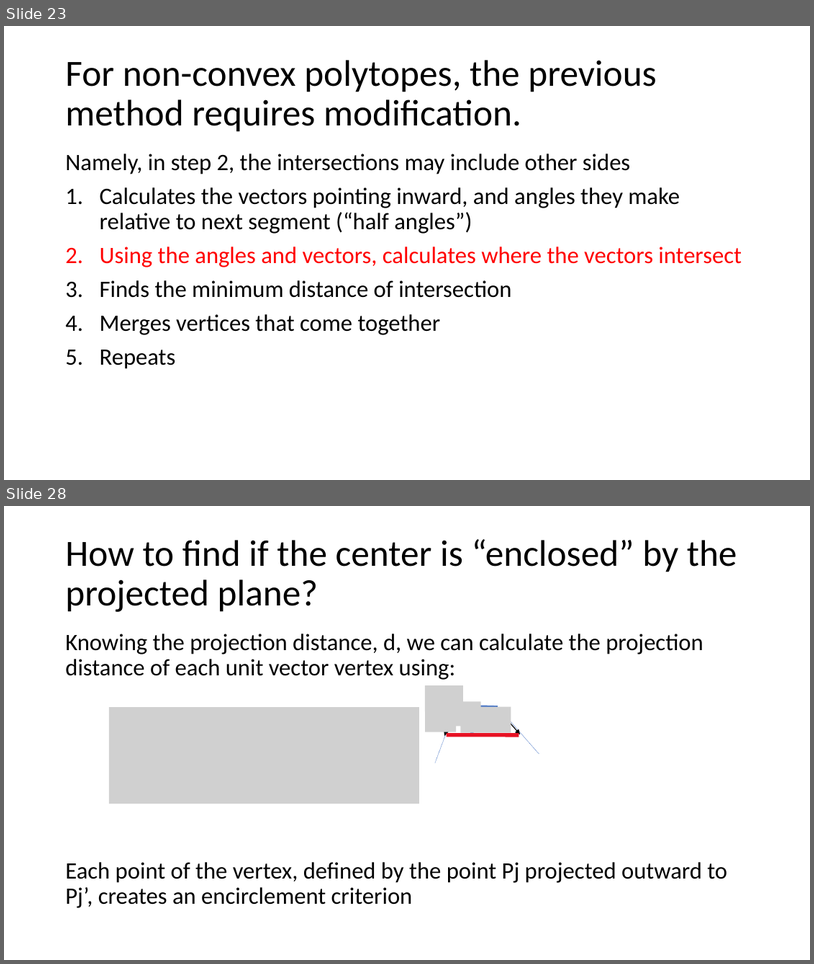
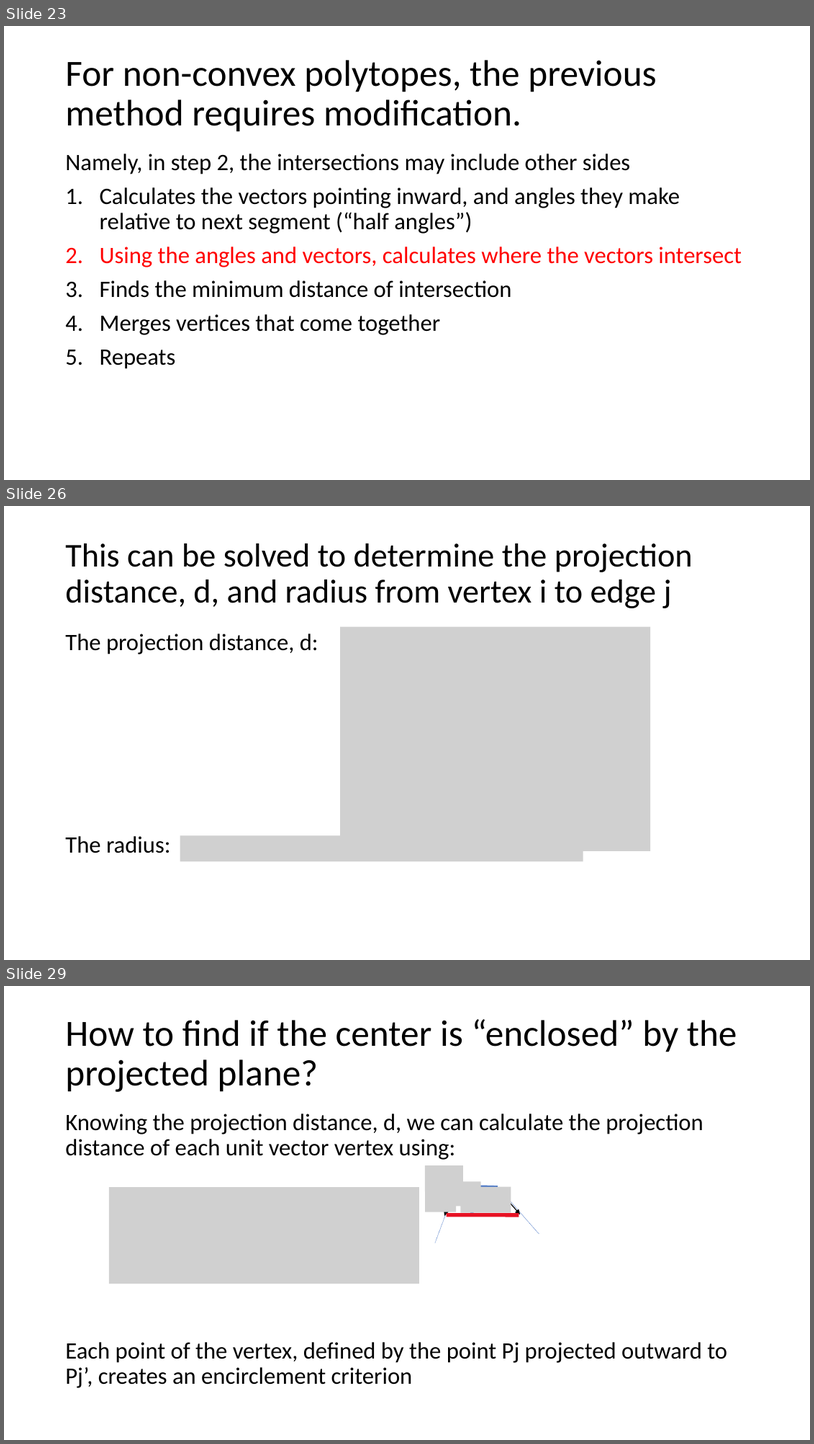
Before and after one commit to ivsg-psu/ivsg-psu-PathPlanning_MapTools_VertexSkeleton, a slide deck: Documents/VertexSkeletonClassLibrary.pptx. Shown one above the other, each under a label of ours: slides 23 and 28 before the commit, slides 23, 26 and 29 after it; the slides between them are not shown. The pictures are 814x964 and 814x1444 pixels, drawn with LibreOffice and Linux fonts; fonts in the diff are those of the drawing; grey boxes stand for pictures. Boxes give left, top, right and bottom in pixels: in the first picture for what was removed or moved away, otherwise in the second. Text is boxed around its words. In the diff, an @@ line names an element or a change of style, - is before the commit and + after.

```diff
--- a/Documents/VertexSkeletonClassLibrary.pptx
+++ b/Documents/VertexSkeletonClassLibrary.pptx
@@ slide 26 added at (4, 506, 810, 960), background #FFFFFF @@
@@ title added at (65, 543, 693, 608), 39.6 pt, text #000000 @@
+This can be solved to determine the projection distance, d, and radius from vertex i to edge j
@@ text added at (65, 633, 319, 853), 28 pt, text #000000 @@
+The projection distance, d:
+The radius:
@@ picture added at (340, 627, 651, 851) @@
@@ picture added at (180, 835, 584, 861) @@
@@ what was slide 28 is now slide 29 @@
```
Also in this commit, not shown: 3 slides changed, 8 other files.
